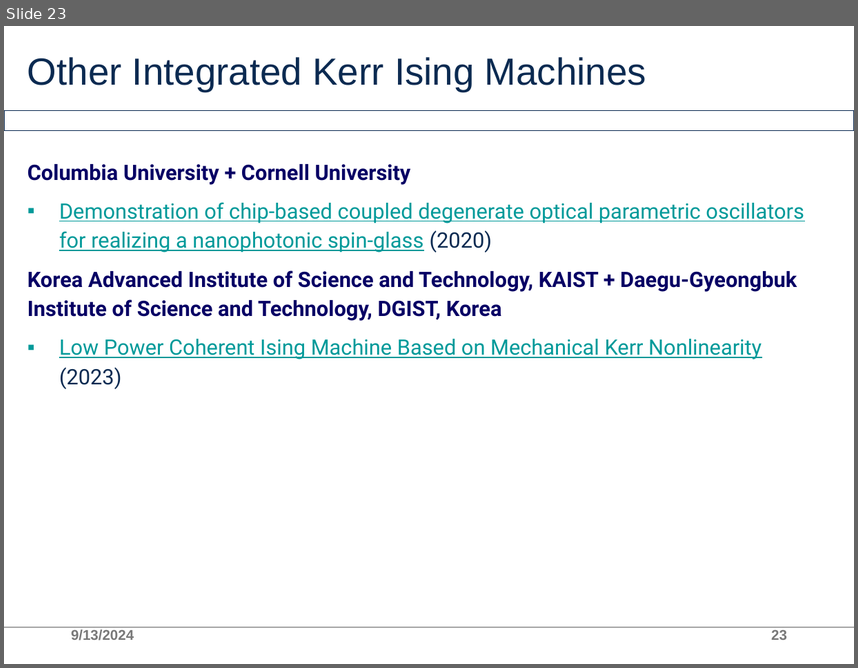
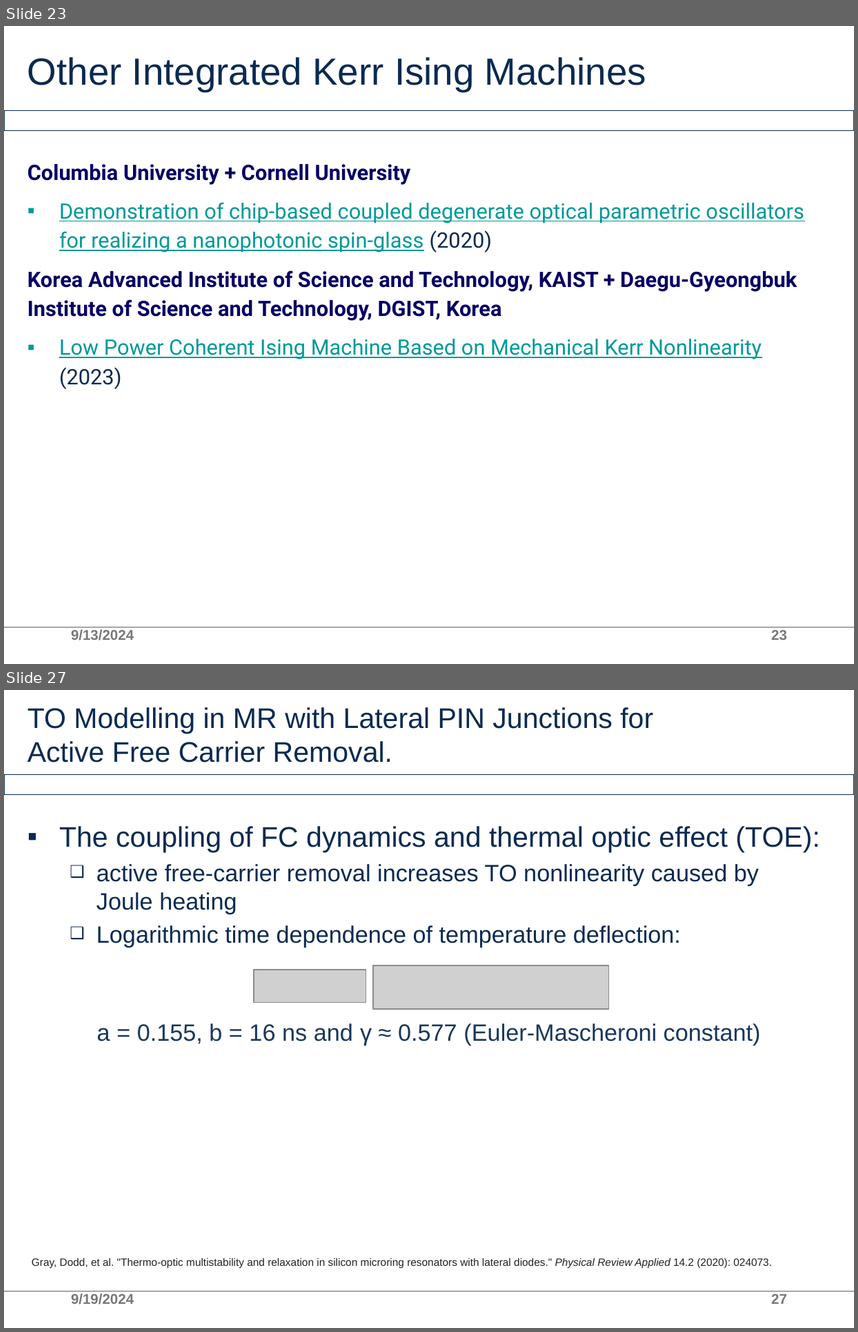
Before and after one commit to AllInCoffee/WHK_workplace, a slide deck: progress.pptx. Shown one above the other, each under a label of ours: slide 23 before the commit, slides 23 and 27 after it; the slides between them are not shown. The pictures are 858x668 and 858x1332 pixels, drawn with LibreOffice and Linux fonts; fonts in the diff are those of the drawing; grey boxes stand for pictures; background and template pictures are left out. Boxes give left, top, right and bottom in pixels: in the first picture for what was removed or moved away, otherwise in the second. Text is boxed around its words. In the diff, an @@ line names an element or a change of style, - is before the commit and + after.

```diff
--- a/progress.pptx
+++ b/progress.pptx
@@ slide 27 added at (4, 690, 854, 1328), background #FFFFFF; not listed: 2 template elements that a slide beside it also shows @@
@@ title added at (27, 707, 653, 762), 24 pt, text #0B2A51 @@
+TO Modelling in MR with Lateral PIN Junctions for Active Free Carrier Removal.
@@ text added at (59, 826, 820, 947), 20 pt, text #0B2A51 @@
+▪ The coupling of FC dynamics and thermal optic effect (TOE):
+  ❑ active free-carrier removal increases TO nonlinearity caused by Joule heating
+  ❑ Logarithmic time dependence of temperature deflection:
@@ picture added at (254, 969, 366, 1003) @@
@@ picture added at (373, 965, 608, 1009) @@
@@ text added at (97, 1023, 761, 1045), 20 pt, text #19375B @@
+a = 0.155, b = 16 ns and γ ≈ 0.577 (Euler-Mascheroni constant)
@@ text added at (32, 1257, 772, 1268), 9 pt, text #222222 @@
+Gray, Dodd, et al. "Thermo-optic multistability and relaxation in silicon microring resonators with lateral diodes." Physical Review Applied 14.2 (2020): 024073.
@@ text added at (71, 1293, 134, 1304), 12 pt, text #797979 @@
+9/19/2024
@@ page number added at (771, 1294, 787, 1303), 12 pt, text #797979 @@
+27
```
Also in this commit, not shown: 5 other slides added, 1 other file.
